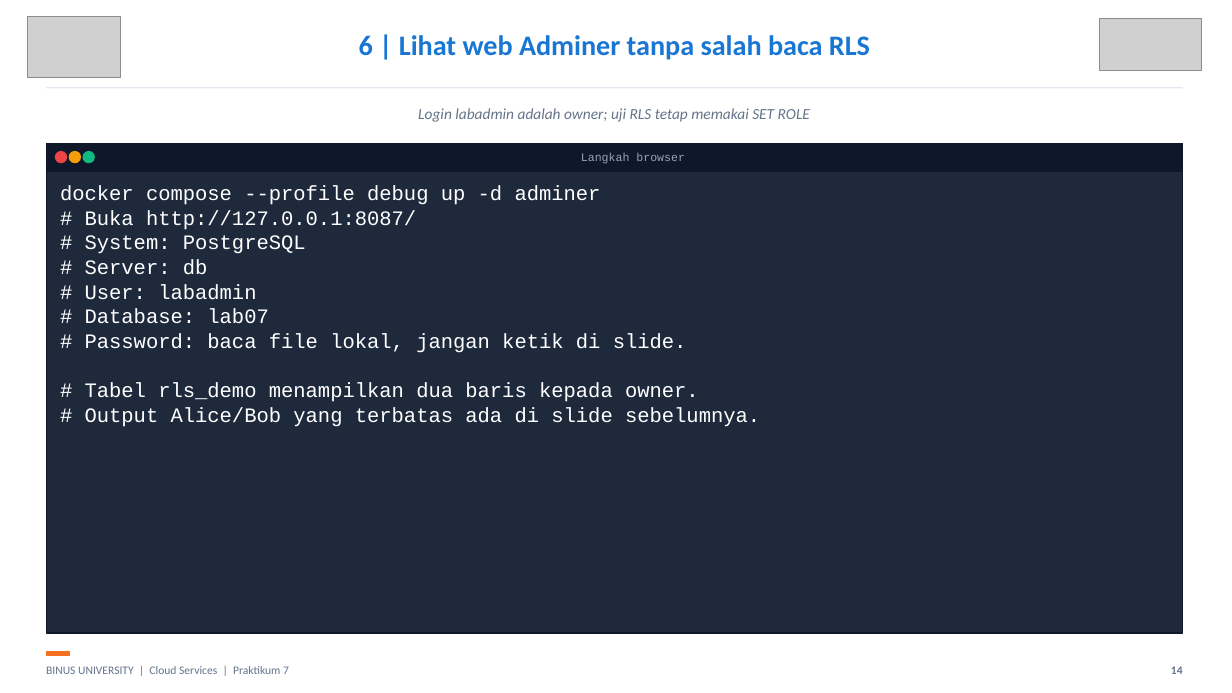
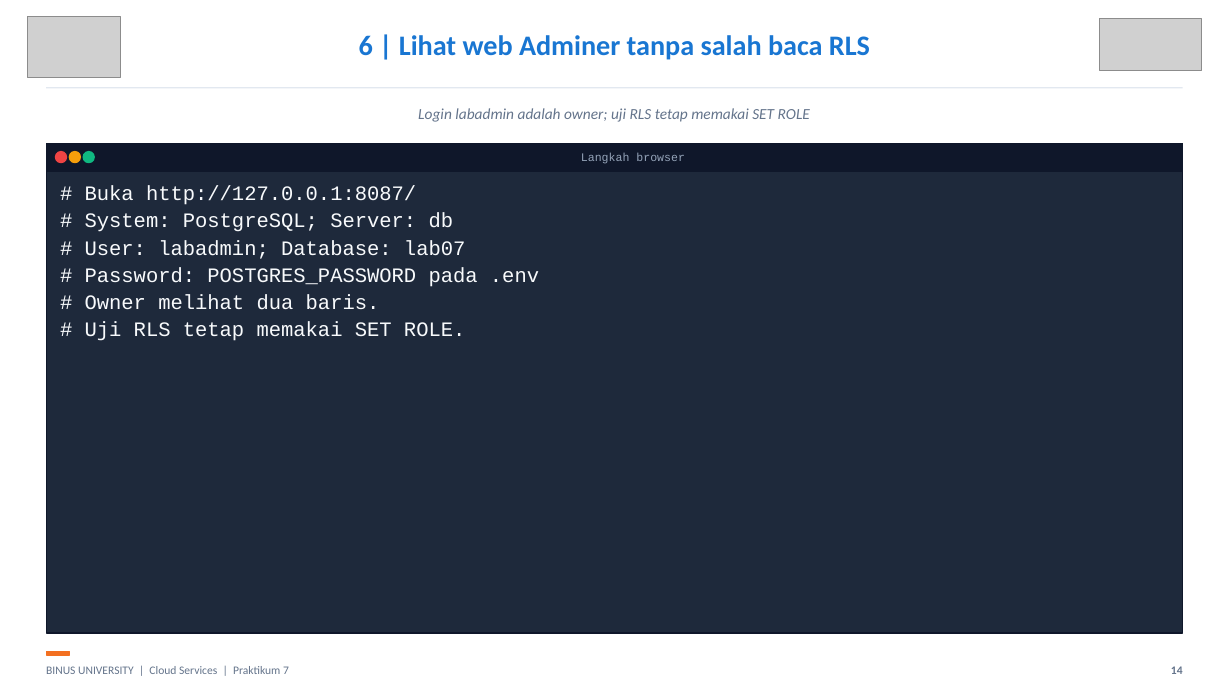
Before and after one commit to SeedFlora/meet7CloudService, a slide deck: slide 14 of slides/LAB07_RLS_pgvector_Bukti_Live.pptx. Drawn at 1232x693 pixels with LibreOffice and Linux fonts; fonts in the diff are those of the drawing; grey boxes stand for pictures. Boxes give left, top, right and bottom in pixels: in the first picture for what was removed or moved away, otherwise in the second. Text is boxed around its words. In the diff, an @@ line names an element or a change of style, - is before the commit and + after.

```diff
--- a/slides/LAB07_RLS_pgvector_Bukti_Live.pptx
+++ b/slides/LAB07_RLS_pgvector_Bukti_Live.pptx
@@ text at (85, 186, 539, 341): text changed; text colour #FFFFFF to #F8FAFC @@
-docker compose --profile debug up -d adminer
-# Buka http://127.0.0.1:8087/
-# System: PostgreSQL
-# Server: db
-# User: labadmin
-# Database: lab07
-# Password: baca file lokal, jangan ketik di slide.
-# Tabel rls_demo menampilkan dua baris kepada owner.
-# Output Alice/Bob yang terbatas ada di slide sebelumnya.
+# Buka http://127.0.0.1:8087/
+# System: PostgreSQL; Server: db
+# User: labadmin; Database: lab07
+# Password: POSTGRES_PASSWORD pada .env
+# Owner melihat dua baris.
+# Uji RLS tetap memakai SET ROLE.
```
Also in this commit, not shown: 3 other slides changed, 6 other files.
